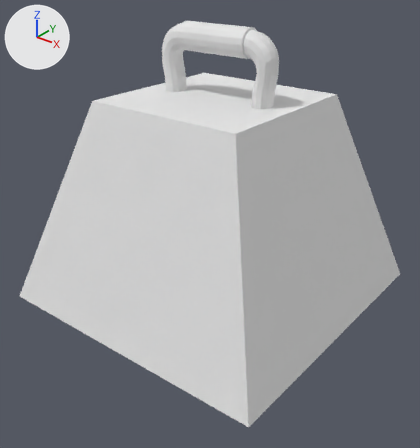
What one commit did to the Blender file Assets/Models/triangle_with_handle.blend.
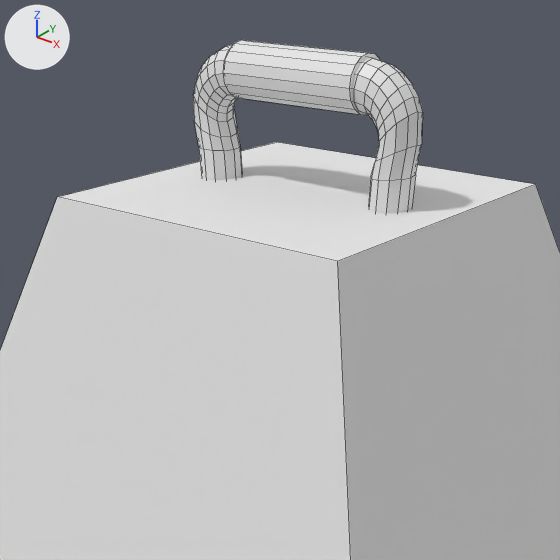
Each version appears first whole from a 50 mm lens placed at (3.26, -4.18, 1.13), pointed at (0.1, -0.23, -1.32), and next in a close-up on the part from 15% to 83% of the width and 0% to 64% of the height. The lights are fixed; the arrows at upper left show +X, +Y and +Z. The close-ups show mesh edges as thin lines.

Objects in the first close-up: 'Body', 'Handle', 'Handle legs'.
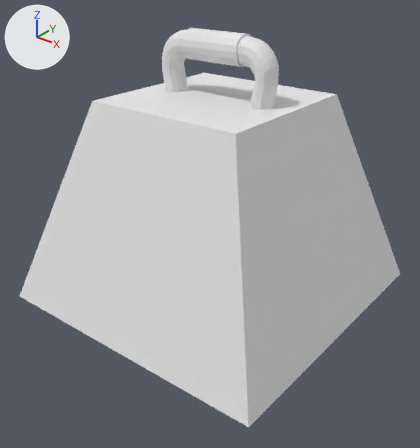
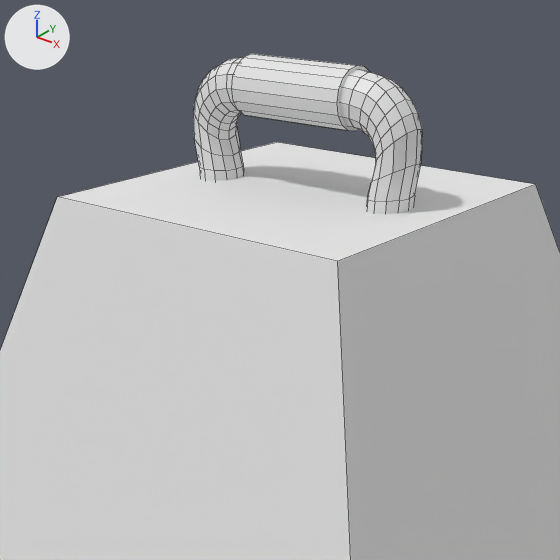
Location of each change, [x1, y1, x2, y2] in pixels of the close-ups (560 x 560 px):
```json
{"object": "Handle legs", "change": "moved, rescaled", "before": [193, 45, 423, 213], "after": [193, 57, 422, 214]}
{"object": "Handle", "change": "moved, rescaled", "before": [223, 40, 381, 115], "after": [232, 54, 369, 131], "on screen": "13% narrower"}
```

The change, as JSON lines over the scene's bpy script:
```json
{"block": "me_cylinder_001", "where": "me_cylinder_001.from_pydata(...)  # 132 vertices, 120 faces; spans x 2.59..5.27, y -2.35..4.82, z -0.18..0.18"}
{"block": "me_cylinder_001", "where": "# used by ob_handle_legs; location = (0.0, 0.0, -0.088); rotation_euler = (1.571, 0.0, 0.0), in degrees (90, 0, 0); scale = (0.117, 0.117, 0.631)"}
{"block": "me_cylinder_001", "change": "me_cylinder_001 part 1: the whole mesh is moved by (-0.35, 0.0, 0.0)"}
{"op": "set", "path": "ob_handle_legs.location", "old": "(0.0, 0.0, -0.088)", "new": "(0.0, 0.0, -0.186)"}
{"op": "set", "path": "ob_handle_legs.scale", "old": "(0.117, 0.117, 0.631)", "new": "(0.126, 0.126, 0.677)"}
{"op": "set", "path": "ob_handle.location", "old": "(0.0, 0.0, 0.363)", "new": "(0.0, 0.0, 0.298)"}
{"op": "set", "path": "ob_handle.scale", "old": "(0.13, 0.13, 0.356)", "new": "(0.139, 0.139, 0.299)"}
```
